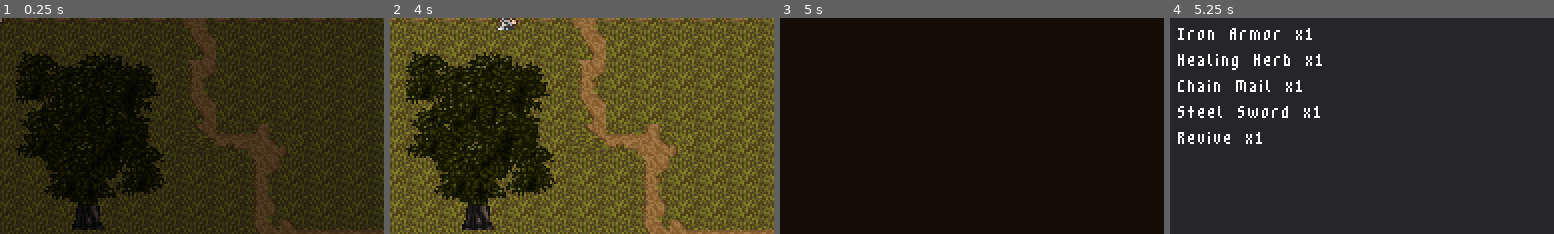
Above: before the commit, frames 1-4 (left to right).
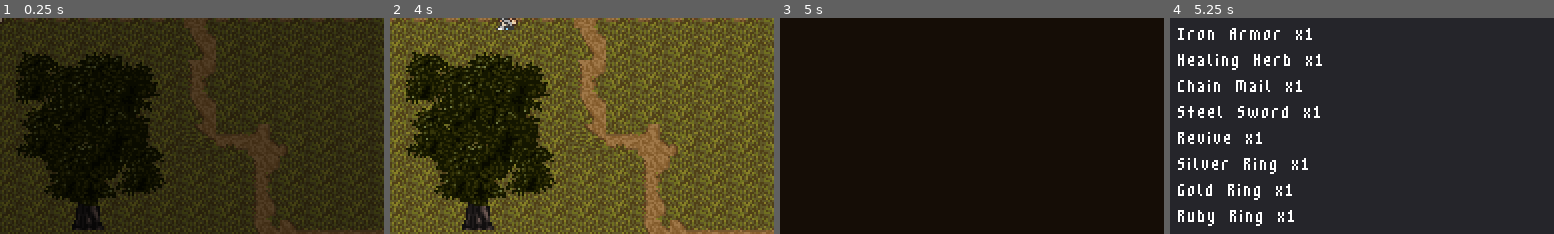
Above: after the commit, the same moments.

Repository: ramza/Caramel
Game: Godot game, scene res://Scenes/Maps/CecilTown/CecilTown.tscn
Two runs of this game, one before a commit and one after it. Both use one fixed random seed, a clock stepped at 60 frames per second and the inputs below.
Inputs:
- Up to frame 1 (0.25 s): no input
- Up to frame 2 (4 s): hold Right (move_right) 0.53-1.28 s; tap Z (accept) every 0.75 s from 0.6 to 3.6 s; hold S (move_down) 1.28-2.03 s; hold Right (move_right) 2.03-2.78 s; hold Up (move_up) 2.78-3.53 s; hold A (move_left) from 3.53 s (still down)
- Up to frame 3 (5 s): keep holding A (move_left); tap Escape (ui_cancel) at 4.15 s; tap Z (accept) at 4.35 s
- Up to frame 4 (5.25 s): tap Enter at 5 s; release A (move_left) at 5.03 s; hold S (move_down) from 5.03 s (still down); tap Z (accept) at 5.1 s
The pictures show only the part of the screen within x 18-68%, y 42-92%; the shares and areas given below are measured in that part.

Frames 1-3 are identical in both runs. In frame 4, 1.5% of the frame differs, in the area x 2-36%, y 64-97%.

Commit message:
item list view

Diff:
--- a/Caramel Flavored Fantasy/Scenes/HUD/PlayerMenu.tscn
+++ b/Caramel Flavored Fantasy/Scenes/HUD/PlayerMenu.tscn
@@ -25,10 +25,10 @@
 size = 8
 font_data = ExtResource( 11 )
 
+[sub_resource type="DynamicFont" id=5]
+font_data = ExtResource( 4 )
+
 [sub_resource type="DynamicFont" id=6]
-font_data = ExtResource( 4 )
-
-[sub_resource type="DynamicFont" id=5]
 font_data = ExtResource( 4 )
 
 [node name="PlayerMenu" type="CanvasLayer" groups=[
@@ -497,6 +497,28 @@
 "_edit_use_anchors_": false
 }
 
+[node name="RemoveActionLbl" type="Label" parent="EquipView/EquipHeader"]
+margin_left = 63.492
+margin_top = -2.0
+margin_right = 107.492
+margin_bottom = 12.0
+custom_fonts/font = SubResource( 1 )
+text = "Remove"
+__meta__ = {
+"_edit_use_anchors_": false
+}
+
+[node name="SortActionLbl" type="Label" parent="EquipView/EquipHeader"]
+margin_left = 129.0
+margin_top = -2.0
+margin_right = 173.0
+margin_bottom = 12.0
+custom_fonts/font = SubResource( 1 )
+text = "Sort"
+__meta__ = {
+"_edit_use_anchors_": false
+}
+
 [node name="EquipMenu" type="Panel" parent="EquipView"]
 margin_left = 79.0
 margin_top = 32.0
@@ -545,7 +567,7 @@
 margin_left = 79.0
 margin_top = 109.0
 margin_right = 208.0
-margin_bottom = 222.0
+margin_bottom = 242.0
 __meta__ = {
 "_edit_use_anchors_": false
 }
@@ -562,16 +584,26 @@
 margin_left = 203.0
 margin_top = 109.0
 margin_right = 334.0
-margin_bottom = 223.0
-
-[node name="StatsLbl" type="RichTextLabel" parent="EquipView/HeroStats"]
+margin_bottom = 242.0
+
+[node name="StatsNameLbl" type="RichTextLabel" parent="EquipView/HeroStats"]
 margin_left = 13.0
 margin_top = 2.0
 margin_right = 131.0
 margin_bottom = 122.0
-custom_fonts/normal_font = SubResource( 5 )
+custom_fonts/normal_font = SubResource( 6 )
 text = "Strength: 10
 "
+__meta__ = {
+"_edit_use_anchors_": false
+}
+
+[node name="StatsLbl" type="RichTextLabel" parent="EquipView/HeroStats"]
+margin_left = 75.0
+margin_top = 2.0
+margin_right = 143.0
+margin_bottom = 122.0
+custom_fonts/normal_font = SubResource( 6 )
 __meta__ = {
 "_edit_use_anchors_": false
 }
--- a/Caramel Flavored Fantasy/Scripts/Inventory/Item.gd
+++ b/Caramel Flavored Fantasy/Scripts/Inventory/Item.gd
@@ -1,8 +1,8 @@
 #ITEM
 extends Node
 
-enum ItemType {WEAPON, ARMOR, USE, STORY}
-enum ItemClass {POTION,SWORD, SPEAR, BOW, DAGGER, AXE, LIGHT, HEAVY}
+enum ItemType {WEAPON, ARMOR, RING, USE, STORY}
+enum ItemClass {POTION,SWORD, SPEAR, BOW, DAGGER, AXE, LIGHT, HEAVY, MAGIC}
 enum EffectType {HEAL, CURE, REZ}
 
 var item_type = ItemType.USE
--- a/Caramel Flavored Fantasy/Scripts/Inventory/ItemDatabase.gd
+++ b/Caramel Flavored Fantasy/Scripts/Inventory/ItemDatabase.gd
@@ -24,7 +24,6 @@
 		"damage_bonus":6,
 		"value":10,
 	}
-
 	items.append(iron_sword)
 
 	var iron_armor = item.instance()
@@ -37,7 +36,6 @@
 		"armor_bonus":5,
 		"value":50,
 	}
-
 	items.append(iron_armor)
 
 	var healing_herb = item.instance()
@@ -50,7 +48,6 @@
 		"value":7,
 		"hp_bonus":8,
 	}
-
 	items.append(healing_herb)
 
 	var chain_mail = item.instance()
@@ -63,7 +60,6 @@
 		"value":25,
 		"armor_bonus":4,
 	}
-
 	items.append(chain_mail)
 
 	var steel_sword = item.instance()
@@ -76,7 +72,6 @@
 		"value":25,
 		"damage_bonus":10,
 	}
-
 	items.append(steel_sword)
 
 	var revive = item.instance()
@@ -89,9 +84,92 @@
 		"value":25,
 		"hp_bonus":30,
 	}
-
 	items.append(revive)
 
+	var silver_ring = item.instance()
+	silver_ring.item_name = "Silver Ring"
+	silver_ring.id = 7
+	silver_ring.item_type = silver_ring.ItemType.RING
+	silver_ring.item_class = silver_ring.ItemClass.MAGIC
+	silver_ring.description = "Adds '+1' to dexterity."
+	silver_ring.attributes = {
+		"value":100,
+		"dexterity_bonus":1,
+	}
+	items.append(silver_ring)
+
+	var gold_ring = item.instance()
+	gold_ring.item_name = "Gold Ring"
+	gold_ring.id = 8
+	gold_ring.item_type = gold_ring.ItemType.RING
+	gold_ring.item_class = gold_ring.ItemClass.MAGIC
+	gold_ring.description = "Adds '+1' to strength."
+	gold_ring.attributes = {
+		"value":100,
+		"strength_bonus":1,
+	}
+	items.append(gold_ring)
+
+	var ruby_ring = item.instance()
+	ruby_ring.item_name = "Ruby Ring"
+	ruby_ring.id = 9
+	ruby_ring.item_type = ruby_ring.ItemType.RING
+	ruby_ring.item_class = ruby_ring.ItemClass.MAGIC
+	ruby_ring.description = "Adds '+1' to vitality."
+	ruby_ring.attributes = {
+		"value":100,
+		"vitality_bonus":1,
+	}
+	items.append(ruby_ring)
+
+	var emerald_ring = item.instance()
+	emerald_ring.item_name = "Emerald Ring"
+	emerald_ring.id = 10
+	emerald_ring.item_type = emerald_ring.ItemType.RING
+	emerald_ring.item_class = emerald_ring.ItemClass.MAGIC
+	emerald_ring.description = "Adds '+1' to Intelligence."
+	emerald_ring.attributes = {
+		"value":100,
+		"intelligence_bonus":1,
+	}
+	items.append(emerald_ring)
+
+
+	var iron_dagger = item.instance()
+	iron_dagger.item_name = "Iron Dagger"
+	iron_dagger.id = 11
+	iron_dagger.item_type = iron_dagger.ItemType.WEAPON
+	iron_dagger.item_class = iron_dagger.ItemClass.SWORD
+	iron_dagger.description = "A basic weapon for fighting."
+	iron_dagger.attributes = {
+		"value":6,
+		"damage_bonus":3,
+	}
+	items.append(iron_dagger)
+
+	var gold_armor = item.instance()
+	gold_armor.item_name = "Gold Armor"
+	gold_armor.id = 12
+	gold_armor.item_type = gold_armor.ItemType.ARMOR
+	gold_armor.item_class = gold_armor.ItemClass.HEAVY
+	gold_armor.description = "Offers superior projection."
+	gold_armor.attributes = {
+		"value":160,
+		"damage_bonus":6,
+	}
+	items.append(gold_armor)
+
+	var ring_of_health = item.instance()
+	ring_of_health.item_name = "Ring of Health"
+	ring_of_health.id = 13
+	ring_of_health.item_type = ring_of_health.ItemType.RING
+	ring_of_health.item_class = ring_of_health.ItemClass.MAGIC
+	ring_of_health.description = "Grants the wearer extra health."
+	ring_of_health.attributes = {
+		"value":300,
+		"hp_bonus":10,
+	}
+	items.append(ring_of_health)
 
 	var empty_equipment_slot = item.instance()
 	empty_equipment_slot.item_name = "Empty"
@@ -101,7 +179,6 @@
 	empty_equipment_slot.attributes = {
 		"value":0,
 	}
-
 	items.append(empty_equipment_slot)
 
 func GetItemByID(id):
--- a/Caramel Flavored Fantasy/Scripts/Inventory/PlayerInventory.gd
+++ b/Caramel Flavored Fantasy/Scripts/Inventory/PlayerInventory.gd
@@ -5,6 +5,7 @@
 onready var item_database = GameManager.get_node("ItemDatabase")
 
 var items = {}
+var item_key_order = []
 
 # Called when the node enters the scene tree for the first time.
 func _ready():
@@ -19,6 +20,13 @@
 	AddItemByID(4)
 	AddItemByID(5)
 	AddItemByID(6)
+	AddItemByID(7)
+	AddItemByID(8)
+	AddItemByID(9)
+	AddItemByID(10)
+	AddItemByID(11)
+	AddItemByID(12)
+	AddItemByID(13)
 
 	for key in items.keys():
 		var item = item_database.GetItemByID(key)
@@ -37,3 +45,12 @@
 
 	else:
 		items[id] = amount
+		item_key_order.append(id)
+
+func RemoveItemById(id, amount=1):
+	var item = item_database.GetItemByID(id)
+
+	items[id] -= amount
+
+	if items[id] < 1:
+		items.erase(id)
--- a/Caramel Flavored Fantasy/Scripts/UI/EquipView.gd
+++ b/Caramel Flavored Fantasy/Scripts/UI/EquipView.gd
@@ -1,17 +1,42 @@
 extends "BasicView.gd"
 
+enum EquipState {OPTIONS,EQUIP_SELECT,ITEM_SELECT}
+
+var equip_state = EquipState.OPTIONS
+
+var itemClass = preload("res://Scenes/Items/Item.tscn")
+var item
+
+var itemLbl = preload("res://Scenes/HUD/ItemLabel.tscn")
+
 onready var portrait = get_node("EquipMenu/HeroPortrait")
-onready var equipLbl = get_node("EquipMenu/EquipInfoLbl")
+onready var equipInfoLbl = get_node("EquipMenu/EquipInfoLbl")
+
+onready var statsNameLbl = get_node("HeroStats/StatsNameLbl")
 onready var statsLbl = get_node("HeroStats/StatsLbl")
 
+onready var equipOptionsLbl = get_node("EquipHeader/EquipActionLbl")
+onready var removeOptionsLbl = get_node("EquipHeader/RemoveActionLbl")
+onready var sortOptionsLbl = get_node("EquipHeader/SortActionLbl")
+
+onready var equipItemsContainer = get_node("ScrollContainer/EquipItemsContainer")
 var hero_view
 var hero_id = 0
 
+
+var selected_equipment_type
+
 onready var cursor = get_node("Cursor")
 var item_database
+var player_inventory
+var cursor_index = 0
 
 # Called when the node enters the scene tree for the first time.
 func _ready():
+	item = itemClass.instance()
+	selected_equipment_type = item.ItemType.WEAPON
+
+	player_inventory = GameManager.inventory
 	item_database = GameManager.item_database
 	hero_view = get_parent().get_node("HeroView")
 	DisplayHeroEquipment(0)
@@ -29,16 +54,19 @@
 	var ring = item_database.GetItemByID(hero.ring_id)
 	equip_txt += "Ring: " + ring.item_name + "\n"
 
-	equipLbl.text = equip_txt
+	equipInfoLbl.text = equip_txt
+
+	var statNames = "Strength: \nDexterity: \nVitality: \nIntelligence: \nSpirit: \nMagic: \n"
+	statsNameLbl.text = statNames
 
 	var stats = ""
 
-	stats += "Strength: \t" + str(hero.strength) + "\n"
-	stats += "Dexterity: \t" + str(hero.dexterity) + "\n"
-	stats += "Vitality: " + str(hero.vitality) + "\n"
-	stats += "Intelligence: " + str(hero.intelligence) + "\n"
-	stats += "Spirit: " + str(hero.spirit) + "\n"
-	stats += "Charm: " + str(hero.charm) + "\n"
+	stats += str(hero.strength) + "\n"
+	stats += str(hero.dexterity) + "\n"
+	stats += str(hero.vitality) + "\n"
+	stats += str(hero.intelligence) + "\n"
+	stats += str(hero.spirit) + "\n"
+	stats += str(hero.charm) + "\n"
 
 	statsLbl.text = stats
 
@@ -47,5 +75,76 @@
 	if active and Input.is_action_just_pressed("ui_cancel"):
 		hero_view.Activate()
 		hero_view.show()
+		ChangeState(EquipState.OPTIONS)
 		active=false
 		self.hide()
+
+	if active:
+		match(equip_state):
+			EquipState.OPTIONS:
+				Options(delta)
+			EquipState.EQUIP_SELECT:
+				EquipSelect(delta)
+
+func ChangeState(new_state):
+	equip_state = new_state
+	cursor_index = 0
+
+func Options(delta):
+	if Input.is_action_just_pressed("move_right"):
+		cursor_index += 1
+		if cursor_index > 2:
+			cursor_index=2
+	if Input.is_action_just_pressed("move_left"):
+		cursor_index-=1
+		if cursor_index<0:
+			cursor_index=0
+
+	if Input.is_action_just_pressed("accept"):
+		ChangeState(EquipState.EQUIP_SELECT)
+		return
+
+	match(cursor_index):
+		0:
+			selected_equipment_type=item.ItemType.WEAPON
+			cursor.global_position = equipOptionsLbl.rect_global_position + Vector2.LEFT*14 + Vector2.DOWN*7
+		1:
+			selected_equipment_type=item.ItemType.ARMOR
+			cursor.global_position = removeOptionsLbl.rect_global_position + Vector2.LEFT*14 + Vector2.DOWN*7
+		2:
+			selected_equipment_type=item.ItemType.RING
+			cursor.global_position = sortOptionsLbl.rect_global_position + Vector2.LEFT*14 + Vector2.DOWN*7
+
+func EquipSelect(delta):
+	if Input.is_action_just_pressed("move_up"):
+		cursor_index-=1
+		if cursor_index<0:
+			cursor_index=0
+	if Input.is_action_just_pressed("move_down"):
+		cursor_index+=1
+		if cursor_index > 2:
+			cursor_index = 2
+
+	if Input.is_action_just_pressed("accept"):
+		ChangeState(EquipState.ITEM_SELECT)
+		return
+
+	cursor.global_position = equipInfoLbl.rect_global_position + Vector2.LEFT*14 + (Vector2.DOWN*7 + Vector2.DOWN*14*cursor_index)
+
+
+func ItemSelect(delta):
+	if Input.is_action_just_pressed("move_up"):
+		cursor_index-=1
+		if cursor_index<0:
+			cursor_index=0
+	if Input.is_action_just_pressed("move_down"):
+		cursor_index+=1
+		if cursor_index > 2:
+			cursor_index = 2
+
+func FindEquipableItems():
+	var equip_items = []
+
+	for i in player_inventory.items:
+		if i.ItemType == selected_equipment_type:
+			equip_items.append(i)
--- a/Caramel Flavored Fantasy/Scripts/UI/ItemView.gd
+++ b/Caramel Flavored Fantasy/Scripts/UI/ItemView.gd
@@ -18,9 +18,12 @@
 var hero_view
 var total_items
 var ui_items = []
+var items
+var cursor_index = 0
+var list_position = 0
+var max_display_items = 10
 
-var cursor_index = 0
-
+var inventory_length = 0
 # Called when the node enters the scene tree for the first time.
 func _ready():
 	hero_view = get_parent().get_node("HeroView")
@@ -30,28 +33,51 @@
 	item_database = GameManager.GetItemDataBase()
 	player_inventory = GameManager.inventory
 
-	for i in range(10):
+	for i in range(max_display_items):
 		var item = item_label.instance()
 		items_container.add_child(item)
 		item_labels.append(item)
 		item.hide()
 
-	var i = 0
 
-	var items = player_inventory.GetItems()
+	items = player_inventory.GetItems()
+	inventory_length = len(items)
 
-	for key in player_inventory.items.keys():
+	for i in range(max_display_items):
+		var key = player_inventory.item_key_order[i]
 		var item = GameManager.item_database.GetItemByID(key)
 		item_labels[i].text = item.item_name + " x" + str(items[key])
 		item_labels[i].show()
-		i+=1
 		ui_items.append(item)
 
-	total_items = i
+	total_items = 10
 	timer.connect("timeout",self,"OnTimerTimeout")
 
 	PositionCursor()
 	DescribeItem()
+
+func UpdateItemList():
+	var list_min = 0
+	var list_max = max_display_items
+
+	print(list_position)
+	if list_position >= max_display_items:
+		list_min = list_position-9
+		list_max = list_position+1
+
+	for j in range(max_display_items):
+		item_labels[j].text = ""
+		item_labels[j].hide()
+
+	var j = 0
+
+	for i in range(list_min, list_max):
+		var key = player_inventory.item_key_order[i]
+		var item = GameManager.item_database.GetItemByID(key)
+		ui_items[j] = item
+		item_labels[j].text = item.item_name + " x" + str(items[key])
+		item_labels[j].show()
+		j+=1
 
 func OnTimerTimeout():
 	active = true
@@ -74,17 +100,34 @@
 		self.hide()
 
 	if active:
+		var changed = false
 		if Input.is_action_just_pressed("move_down"):
 			cursor_index += 1
+			changed = true
+
+			list_position += 1
 			if cursor_index > total_items-1:
 				cursor_index=total_items-1
+			if list_position > inventory_length-1:
+				list_position = inventory_length-1
+
 		elif Input.is_action_just_pressed("move_up"):
-			cursor_index -= 1
-			if cursor_index < 0:
-				cursor_index = 0
+			changed = true
+			list_position -= 1
+			if list_position < 0:
+				list_position = 0
 
-		PositionCursor()
-		DescribeItem()
+			if list_position < max_display_items-1:
+				#update the cursor position
+				cursor_index -= 1
+
+				if cursor_index < 0:
+					cursor_index = 0
+
+		if changed:
+			UpdateItemList()
+			PositionCursor()
+			DescribeItem()
 
 
 func PositionCursor():
Not shown: 1 places in Caramel Flavored Fantasy/Scenes/HUD/PlayerMenu.tscn that only renumber resources
